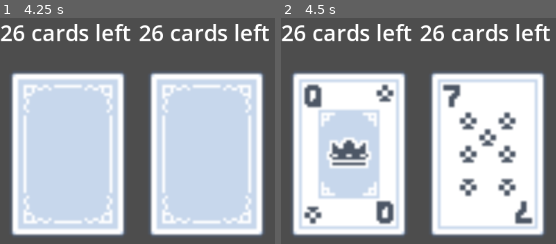
Above: before the commit, frames 1-2 (left to right).
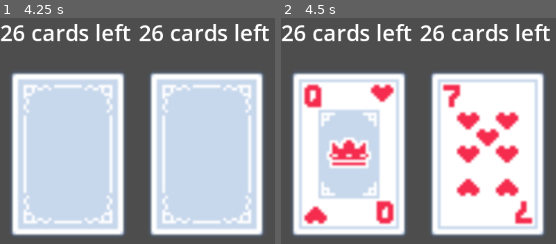
Above: after the commit, the same moments.

Repository: cbrenton/warlatro
Game: Godot game, scene res://main.tscn
Same seed, same stepped clock (60 frames per second), same inputs: the game is played once before the commit and once after it. The project has no main scene, so this scene is started directly.
Inputs (mouse positions are in pixels of both pictures, inside the frame that each line leads up to):
- Up to frame 1 (4.25 s): tap Enter at 0.5, 2, 3.5 s; move the mouse to (outside the picture) at 0.52 s; hold Shift 0.53-1.28 s; click (outside the picture) at 0.67 s; tap Space at 1.25, 2.75 s; move the mouse to (outside the picture) at 1.27 s; tap Shift at 1.35, 2.85 s; click (outside the picture) at 1.42 s; move the mouse to (outside the picture) at 2.02 s; hold Shift 2.03-2.78 s; click (outside the picture) at 2.17 s; move the mouse to (outside the picture) at 2.77 s; click (outside the picture) at 2.92 s; move the mouse to (outside the picture) at 3.52 s; hold Shift from 3.53 s (still down); click (outside the picture) at 3.67 s
- Up to frame 2 (4.5 s): tap Space at 4.25 s; move the mouse to (440, 173) at 4.27 s; release Shift at 4.28 s; tap Shift at 4.35 s; click (440, 173) at 4.42 s

Frame 1 is identical in both runs. In frame 2, 8.4% of the frame differs, in the area x 8-92%, y 29-92%.

Commit message:
Use suit in calculating ties (will probably be deleted in the future)

Diff:
--- a/warlatro/card.gd
+++ b/warlatro/card.gd
@@ -2,7 +2,8 @@
 
 var rank_value = 0
 var rank_str = null
-var suit = null
+var suit_value = null
+var suit_str = null
 var texture = null
 var back_texture = null
 var rng
@@ -23,15 +24,16 @@
 	get_parent().get_parent().handle_click()
 
 # rank is a string
-func initialize(rank_value = null, rank_str = null, suit = null):
-	if rank_value and rank_str and suit:
+func initialize(rank_value = null, rank_str = null, suit_value = null, suit_str = null):
+	if rank_value and rank_str and suit_value:
 		self.rank_value = rank_value
 		self.rank_str = rank_str
-		self.suit = suit
+		self.suit_value = suit_value
+		self.suit_str = suit_str
 	else:
 		print("no rank or suit passed")
 
-	var texture_path = "res://assets/cards/card_%s_%s.png" % [self.suit, self.rank_str]
+	var texture_path = "res://assets/cards/card_%s_%s.png" % [self.suit_str, self.rank_str]
 	self.texture = load(texture_path)
 	var back_texture_path = "res://assets/cards/card_back.png"
 	self.back_texture = load(back_texture_path)
@@ -42,5 +44,6 @@
 	if other.rank_value > self.rank_value:
 		return -1
 	if other.rank_value == self.rank_value:
-		return 0
+		return -1 if other.suit_value > self.suit_value else 1
+		# return 0
 	return 1
--- a/warlatro/deck.gd
+++ b/warlatro/deck.gd
@@ -1,6 +1,11 @@
 extends Node2D
 
-const SUITS = ["hearts", "clubs", "diamonds", "spades"]
+const SUITS = {
+	1: "spades",
+	2: "hearts",
+	3: "diamonds",
+	4: "clubs"
+}
 const RANKS = {
 	2: "02",
 	3: "03",
@@ -24,10 +29,11 @@
 func _init():
 	# populate cards
 	for rank_item in RANKS:
-		for suit in SUITS:
+		for suit_item in SUITS:
 			var rank_str = RANKS[rank_item]
+			var suit_str = SUITS[suit_item]
 			var card = CARD_SCENE.instantiate()
-			card.initialize(rank_item, rank_str, suit)
+			card.initialize(rank_item, rank_str, suit_item, suit_str)
 			self.cards.push_back(card)
 
 func shuffle():
--- a/warlatro/stack.gd
+++ b/warlatro/stack.gd
@@ -38,7 +38,7 @@
 	return null
 
 func empty():
-	return len(self.cards) == 0 and self.visible_card != null
+	return cards_left() == 0
 
 func display_first_card() -> void:
 	display_new_card()
